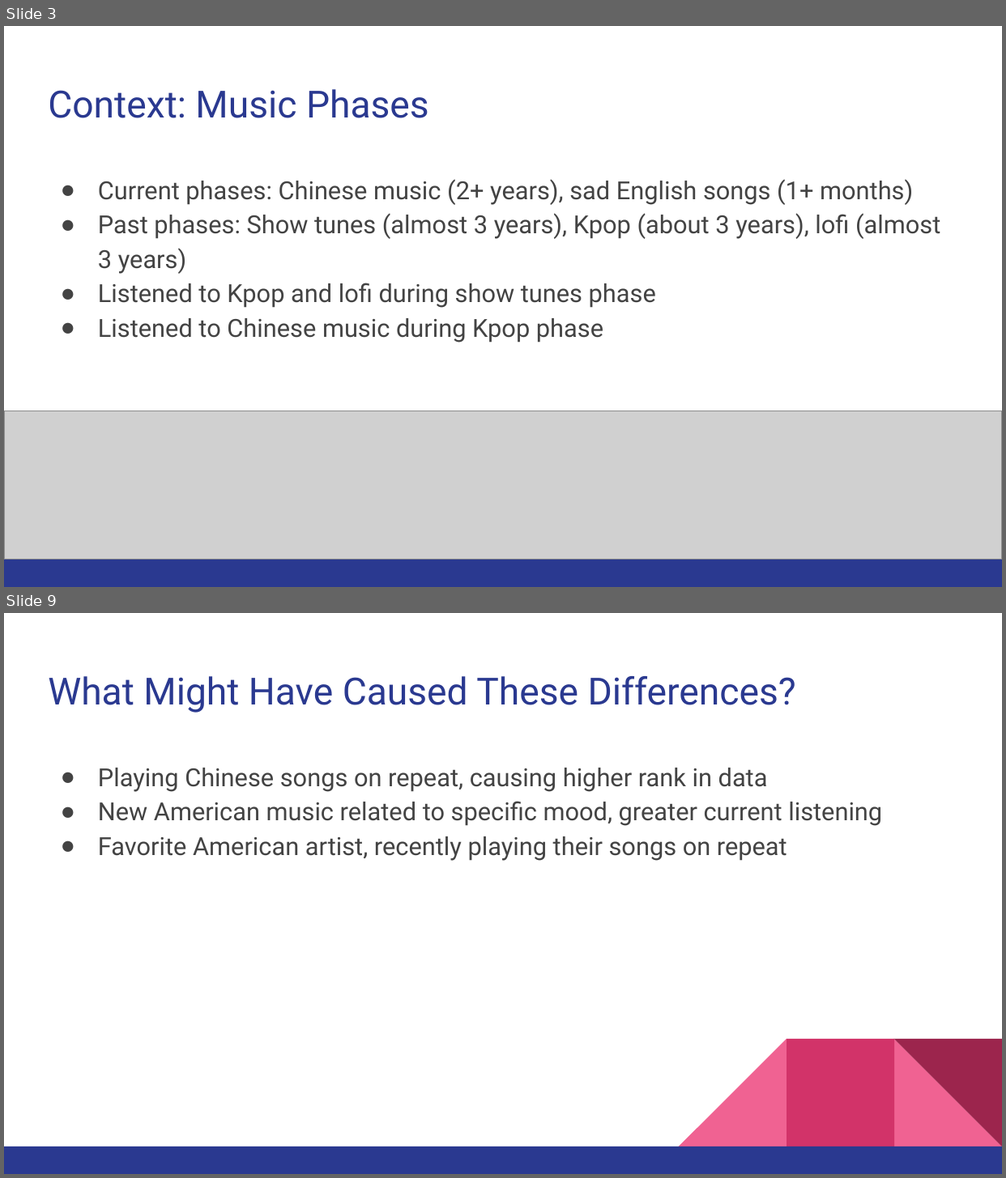
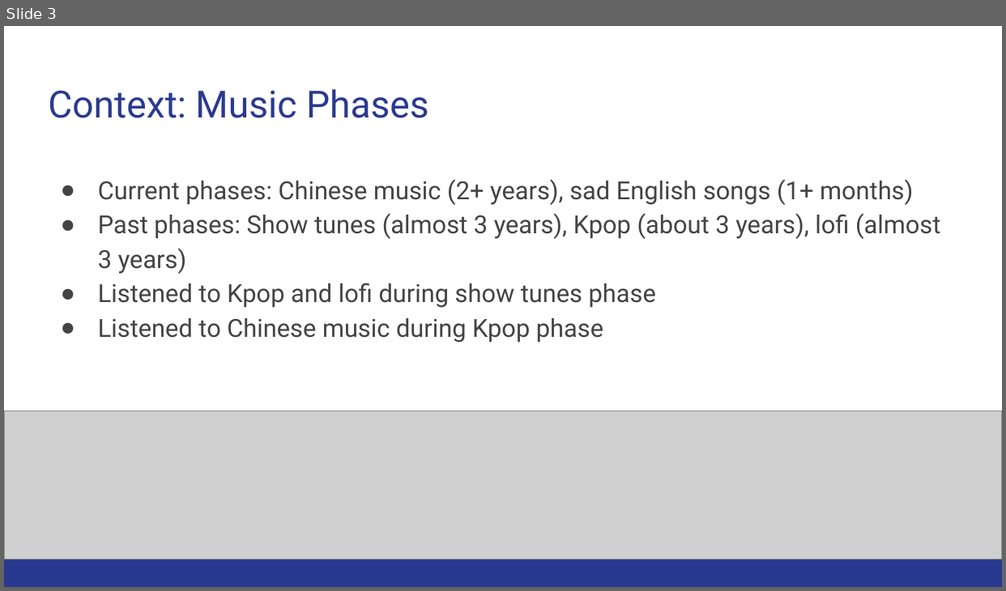
Before and after one commit to chloelinli/image-classification, a slide deck: projects/spotify_listening/presentations/my_music_taste.pptx. Shown one above the other, each under a label of ours: slides 3 and 9 before the commit, slide 3 after it; the slides between them are not shown. The pictures are 1006x1178 and 1006x591 pixels, drawn with LibreOffice and Linux fonts; fonts in the diff are those of the drawing; grey boxes stand for pictures. Boxes give left, top, right and bottom in pixels: in the first picture for what was removed or moved away, otherwise in the second. Text is boxed around its words. In the diff, an @@ line names an element or a change of style, - is before the commit and + after.

```diff
--- a/projects/spotify_listening/presentations/my_music_taste.pptx
+++ b/projects/spotify_listening/presentations/my_music_taste.pptx
@@ slide 9 removed at (4, 613, 1002, 1174), background #FFFFFF; not listed: 5 template elements that a slide beside it also shows @@
@@ title removed at (48, 676, 796, 713) @@
-What Might Have Caused These Differences?
@@ text removed at (98, 768, 882, 861) @@
-● Playing Chinese songs on repeat, causing higher rank in data
-● New American music related to specific mood, greater current listening
-● Favorite American artist, recently playing their songs on repeat
```
Also in this commit, not shown: 6 slides changed, 3 slides added, 3 other slides removed, 1 other file.
